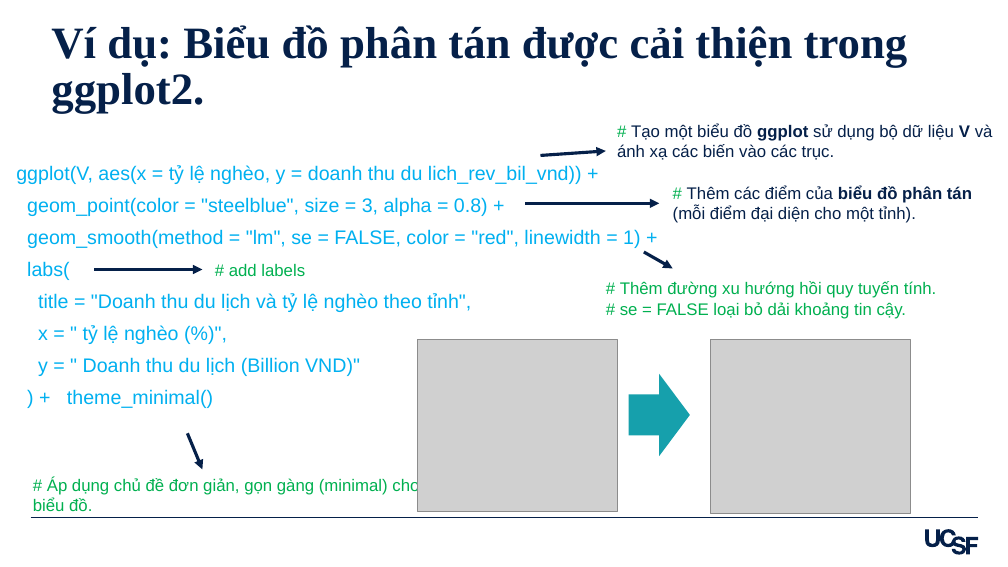
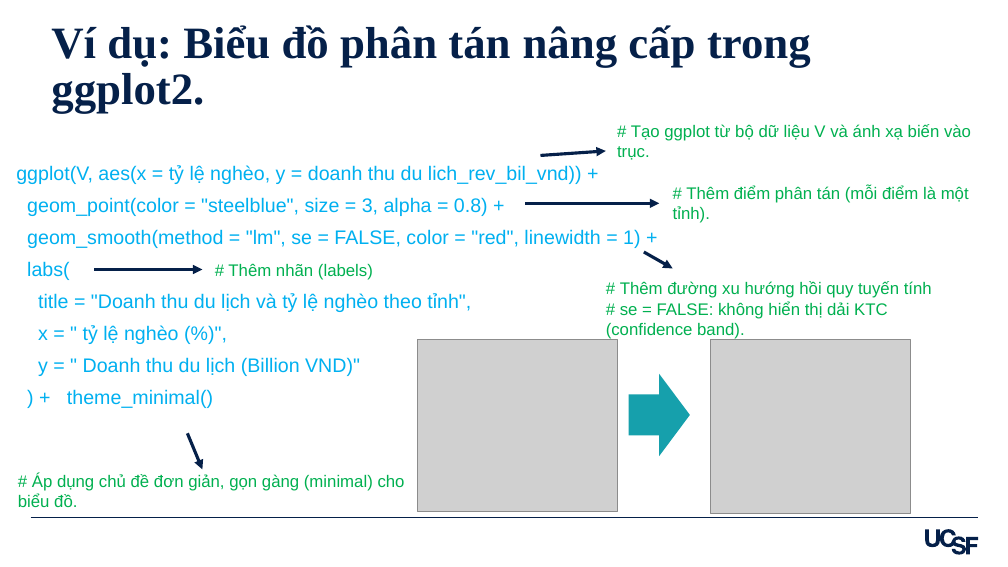
Before and after one commit to amirzazadeh/DataVisualization, a slide deck: slide 22 of Slides_Viet_Data_Visualization_in_R_Ali_Mirzazadeh.pptx. Drawn at 1008x567 pixels with LibreOffice and Linux fonts; fonts in the diff are those of the drawing; grey boxes stand for pictures. Boxes give left, top, right and bottom in pixels: in the first picture for what was removed or moved away, otherwise in the second. Text is boxed around its words. In the diff, an @@ line names an element or a change of style, - is before the commit and + after.

```diff
--- a/Slides_Viet_Data_Visualization_in_R_Ali_Mirzazadeh.pptx
+++ b/Slides_Viet_Data_Visualization_in_R_Ali_Mirzazadeh.pptx
@@ title at bbox=[51, 25, 811, 68]: text changed @@
-Ví dụ: Biểu đồ phân tán được cải thiện trong ggplot2.
+Ví dụ: Biểu đồ phân tán nâng cấp trong ggplot2.
@@ text at bbox=[617, 124, 971, 160]: text changed; text colour #052049 to #00B050 @@
-# Tạo một biểu đồ ggplot sử dụng bộ dữ liệu V và ánh xạ các biến vào các trục.
+# Tạo ggplot từ bộ dữ liệu V và ánh xạ biến vào trục.
@@ text at bbox=[673, 185, 969, 223]: text changed; text colour #052049 to #00B050 @@
-# Thêm các điểm của biểu đồ phân tán (mỗi điểm đại diện cho một tỉnh).
+# Thêm điểm phân tán (mỗi điểm là một tỉnh).
@@ text at bbox=[228, 263, 373, 280]: text changed @@
-# add labels
+# Thêm nhãn (labels)
@@ text at bbox=[606, 281, 932, 339]: text changed @@
-# Thêm đường xu hướng hồi quy tuyến tính.
-# se = FALSE loại bỏ dải khoảng tin cậy.
+# Thêm đường xu hướng hồi quy tuyến tính
+# se = FALSE: không hiển thị dải KTC (confidence band).
@@ text "# Áp dụng chủ đề ...": place and size @@
-text "# Áp dụng chủ đề ..." at bbox=[33, 477, 419, 511]
+text "# Áp dụng chủ đề ..." at bbox=[18, 473, 405, 507]
```
Also in this commit, not shown: 30 other slides changed, 1 other file.
